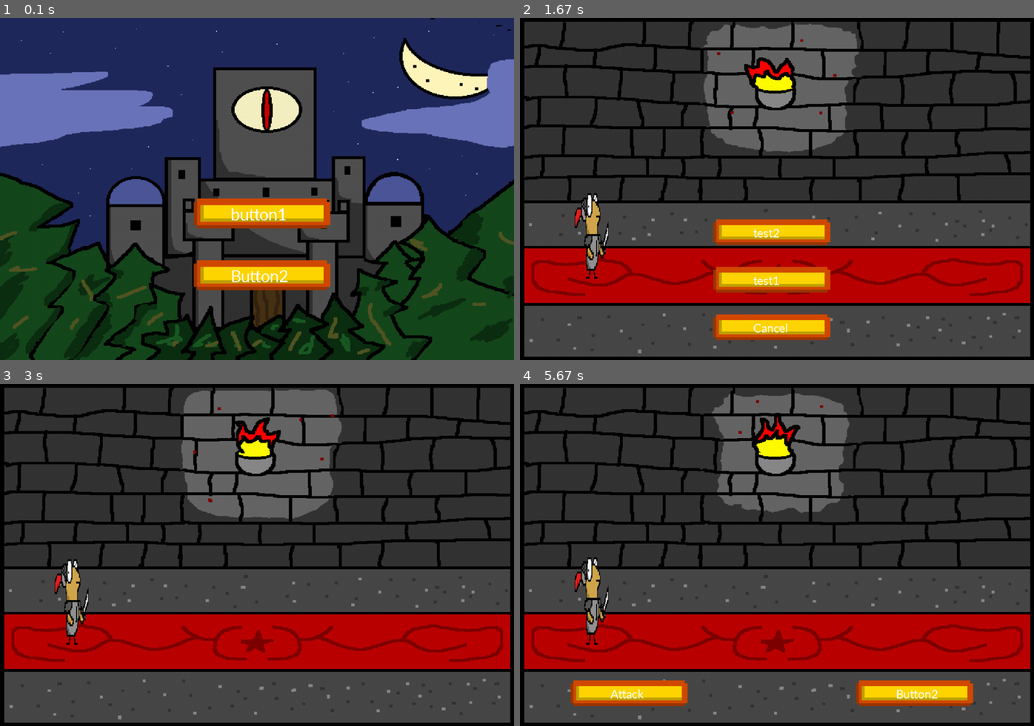
Above: before the commit, frames 1-4 (two rows, left to right).
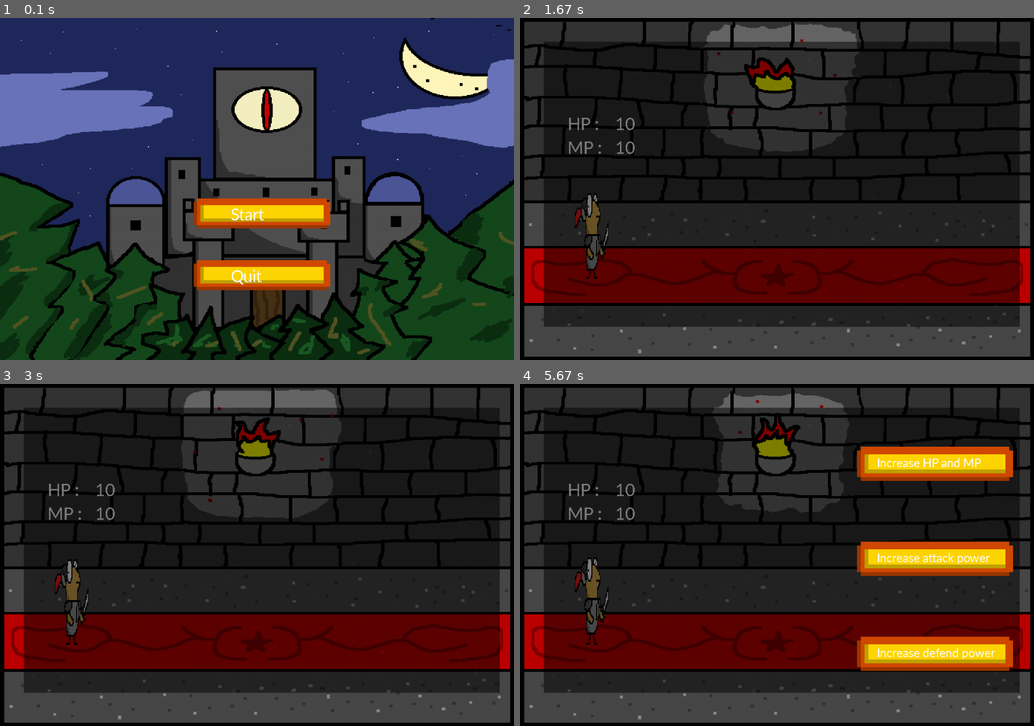
Above: after the commit, the same moments.

Repository: endamonking/CPE327ProjectPygame
Game: pygame game, started from main.py
Same seed, same stepped clock (60 frames per second), same inputs: the game is played once before the commit and once after it.
Inputs (mouse positions are in pixels of both pictures, inside the frame that each line leads up to):
- Up to frame 1 (0.1 s): no input
- Up to frame 2 (1.67 s): click (777, 189) at 0.38 s; click "NEXT" at 0.72 s; click (627, 325) at 1.05 s, where only the run after the commit has a clickable "Attack"
- Up to frame 3 (3 s): click (262, 589) at 1.88 s; click (395, 455) at 2.22 s, where only the run after the commit has a clickable "Paralyze"; click (61, 479) at 2.88 s
- Up to frame 4 (5.67 s): click (884, 493) at 3.22 s; click (962, 633) at 4.62 s

The runs differ from the first frame. In frame 1, 0.4% of the frame differs, in the area x 45-56%, y 55-78%; in frame 2, 67%; in frame 3, 66%; in frame 4, 69%, in the area x 4-98%, y 7-95%.

Commit message:
Add files via upload

Diff:
--- a/main.py
+++ b/main.py
@@ -22,10 +22,9 @@
     WIN.fill(BLACK)
     WIN.blit(background,(0,0))
     current_Time = pygame.time.get_ticks()
-    if button1.draw(mp, WIN, WHITE, "button1", 38, 85, 40):
-        #print("test")
+    if button1.draw(mp, WIN, WHITE, "Start", 38, 85, 40):
         scene_manager.loadStage(0,WIN,60)
-    if button2.draw(mp, WIN, WHITE, "Button2", 38, 85, 40):
+    if button2.draw(mp, WIN, WHITE, "Quit", 38, 85, 40):
         pygame.quit()
 
     pygame.display.update()
--- /dev/null
+++ b/path.py
@@ -0,0 +1,132 @@
+import pygame
+import os
+import button
+import random
+
+WHITE = (255,255,255)
+button_image = pygame.image.load(os.path.join('Asset', 'prBTN.png'))
+blackScreen = pygame.transform.scale(pygame.image.load(os.path.join('Asset', 'blackScreen.jpg')), (1000, 600))
+
+state = 0
+i = 0
+activeSkillAlready = False
+activeSkillList = []
+upgradeStatusAlready = False
+
+def randomActiveSkill_AndCheck(player):
+    randoming = True
+    while randoming:
+        dupe = True
+        skillList = []
+        number = random.sample(range(8), 3)
+        for a in number:
+            match a:
+                case 0:
+                    skillList.append("Double_Slash")
+                case 1:
+                    skillList.append("Headbutt")
+                case 2:
+                    skillList.append("Paralyze")
+                case 3:
+                    skillList.append("Heal")
+                case 4:
+                    skillList.append("Restore_mana")
+                case 5:
+                    skillList.append("Roaring ")
+                case 6:
+                    skillList.append("Fire_ball")
+                case 7:
+                    skillList.append("Lighting_bolt")
+
+        for b in skillList:
+            for c in player.skillList:
+                if b == c:
+                    dupe = False
+
+        if dupe == True:
+            randoming = False
+
+    return skillList
+
+def createPath(win,player,mp, gameState):
+    newGS = "Win"
+
+    blackScreen.set_alpha(128)
+    win.blit(blackScreen, (50,50))
+    match state:
+        case 0:
+            getPassiveskil(win,player,mp)
+        case 1:
+            getActiveSkill(win,player,mp)
+        case 2:
+            newGS = upgradeStatus(win,player,mp)
+
+    return newGS
+
+
+def getPassiveskil(win, player, mp):
+    global state
+    event1 = button.button(600, 100, button_image, 6)
+    event2 = button.button(600, 200, button_image, 6)
+    event3 = button.button(600, 300, button_image, 6)
+
+    print("ehe")
+    state = 1
+
+def getActiveSkill(win,player,mp):
+    global state
+    global i
+    global activeSkillAlready
+    global activeSkillList
+
+    i = i + 1
+    Aevent1 = button.button(700, 100, button_image, 6)
+    Aevent2 = button.button(700, 300, button_image, 6)
+    Aevent3 = button.button(700, 500, button_image, 6)
+
+    if activeSkillAlready == False:
+        activeSkillList = randomActiveSkill_AndCheck(player)
+        activeSkillAlready = True
+
+    if i >= 60:
+        if Aevent1.draw(mp, win, WHITE, activeSkillList[0], 28, 50, 37):
+            state = 2
+            i = 0
+            activeSkillAlready = False
+            player.getSkill(activeSkillList[0])
+        if Aevent2.draw(mp, win, WHITE, activeSkillList[1], 28, 50, 37):
+            state = 2
+            i = 0
+            activeSkillAlready = False
+            player.getSkill(activeSkillList[1])
+        if Aevent3.draw(mp, win, WHITE, activeSkillList[2], 28, 50, 37):
+            state = 2
+            i = 0
+            activeSkillAlready = False
+            player.getSkill(activeSkillList[2])
+
+def upgradeStatus(win,player,mp):
+    global state
+    global i
+    global upgradeStatusAlready
+
+    Sevent1 = button.button(700, 100, button_image, 8)
+    Sevent2 = button.button(700, 300, button_image, 8)
+    Sevent3 = button.button(700, 500, button_image, 8)
+
+    i = i + 1
+    if i >= 60:
+        if Sevent1.draw(mp, win, WHITE, "Increase HP and MP", 28, 50, 50):
+            player.upgrade_stat(0)
+            state = 0
+            i = 0
+        if Sevent2.draw(mp, win, WHITE, "Increase attack power", 28, 50, 50):
+            player.upgrade_stat(1)
+            state = 0
+            i = 0
+        if Sevent3.draw(mp, win, WHITE, "Increase defend power", 28, 50, 50):
+            player.upgrade_stat(2)
+            state = 0
+            i = 0
+
+    return "Normal"
--- a/player.py
+++ b/player.py
@@ -26,19 +26,12 @@
         self.turn = False
         self.death = False
         self.action = "idle"
-        self.skillList = ["test1" , "test2"]
+        self.skillList = []
 
     def getAttackPower(self):
         return self.attackPoint
     def getTurn(self):
         return self.turn
-
-   # def get_image(sheet,frame, width, height, scale, WIN):
-      #  image = pygame.Surface((width, height)).convert_alpha()
-       # WIN.blit(player_image, (0, 0), ((frame * width), 0, width, height))
-       # image = pygame.transform.scale(image, (width * scale, height * scale))
-       # image.set_colorkey(BLACK)
-       # return image
 
     def draw_playerIdle(self,WIN, currentTime, Xpose, Ypose):
         if (currentTime - self.lastUpdate >= animation_cooldown):
@@ -49,7 +42,7 @@
                 self.i = 0
         WIN.blit(player_image, (Xpose, Ypose), ((self.i * 100), 0, 100, 300)) #width come from total width / total frame
 
-    def upgrade_stat(option ):
+    def upgrade_stat(self,option):
         match option:
             case 0: #increase maximum HP and MP and heal player
                 print("option 1 increase maximum HP and MP and heal player")
@@ -59,14 +52,17 @@
                 print("option 3 increase defend power")
 
     def attack(self,enemy):
-        enemy.currentHp = enemy.currentHp - self.attackPoint
+        damaged = self.attackPoint - enemy.defendPoint
+        if damaged <= 0:
+            damaged = 0
+
+        enemy.currentHp = enemy.currentHp - damaged
         if enemy.currentHp < 0 :
             enemy.currentHp = 0
             enemy.death = True
 
-    def getSkill(self):
-        self.skillList.append("test")
-        print(self.skillList)
+    def getSkill(self, skillName):
+        self.skillList.append(skillName)
 
     def showSkill(self, mp,  WIN, WHITE):
         skillbuttonlist = []
@@ -102,3 +98,20 @@
                 print("test1")
             case "test2":
                 print("test2")
+
+    def showHealth(self, WIN):
+        currentHP  = str(self.currentHp)
+        currentMP = str(self.currentMp)
+        my_font = pygame.font.SysFont("candara",40)
+
+
+        #render text
+        text_surface1 = my_font.render("HP : ", False, (255,255,255))
+        WIN.blit(text_surface1, (100, 200))
+        text_surface2 = my_font.render(currentHP, False, (255,255,255))
+        WIN.blit(text_surface2, (200, 200))
+
+        text_surface3 = my_font.render("MP : ", False, (255,255,255))
+        WIN.blit(text_surface3, (100, 250))
+        text_surface4 = my_font.render(currentMP, False, (255,255,255))
+        WIN.blit(text_surface4, (200, 250))
--- a/stage0.py
+++ b/stage0.py
@@ -29,7 +29,7 @@
     text_surface2 = my_font.render(intro2, False, (255,255,255))
     text_surface3= my_font.render(intro3, False, (255,255,255))
     text_surface4= my_font.render(intro4, False, (255,255,255))
-    button1 = button.button(700,600,button_image, 7)
+    button1 = button.button(400,600,button_image, 7)
 
     clock = pygame.time.Clock()
     gamRunning = True
--- a/stage1.py
+++ b/stage1.py
@@ -2,7 +2,7 @@
 import os
 import button
 import player
-
+import path
 
 WHITE = (255,255,255)
 BLACK = (0,0,0)
@@ -17,11 +17,14 @@
 button1 = button.button(100, 600, button_image, 6)
 button2 = button.button(700, 600, button_image, 6)
 battlescreen = pygame.transform.scale(pygame.image.load(os.path.join('Asset', 'battlescreen.png')), (3240, 720))
+blackScreen = pygame.transform.scale(pygame.image.load(os.path.join('Asset', 'blackScreen.jpg')), (WIDTH, HEIGHT))
+
 counter = 0
 i = 0
 BackgroundLastUpdate = pygame.time.get_ticks()
 action_cooldown = 90
 action_WaitTime = 90
+gameState = "Normal"
 
 def draw_backgroundaimation(currentTime):
     global i
@@ -36,18 +39,24 @@
 
 
 def draw_window(mainplayer,enemy,mp):
+    global gameState
+
     WIN.fill(BLACK)
     current_Time = pygame.time.get_ticks()
     draw_backgroundaimation(current_Time)
     mainplayer.draw_playerIdle(WIN,current_Time, 100, 300)
+    mainplayer.showHealth(WIN)
     if mainplayer.currentHp == 0 :
-        print("enemy win")
+        gameState = "Lose"
         exit()
     elif enemy.currentHp == 0 :
-        print("player win")
-        exit()
+        gameState = "Win"
     else :
         turn(mainplayer,enemy,mp)
+
+    if gameState == "Win":
+        gameState = path.createPath(WIN,mainplayer,mp, gameState)
+
     pygame.display.update()
 
 def turn(mainplayer,enemy,mp):
@@ -82,8 +91,8 @@
 def main ():
     clock = pygame.time.Clock()
     gamRunning = True
-    mainplayer = player.player(10,10,10,1)
-    enemy = player.player(10,10,10,2)
+    mainplayer = player.player(10,10,10,15)
+    enemy = player.player(1,10,10,15)
     mainplayer.turn = True
     while gamRunning:
         clock.tick(FPS)
